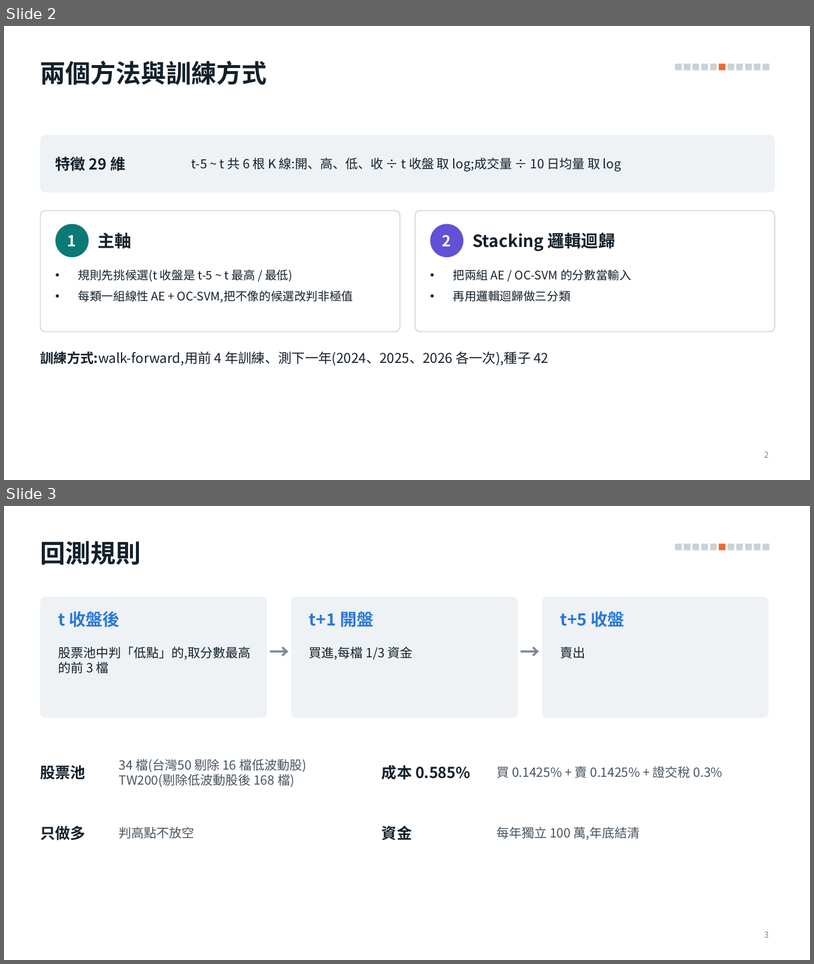
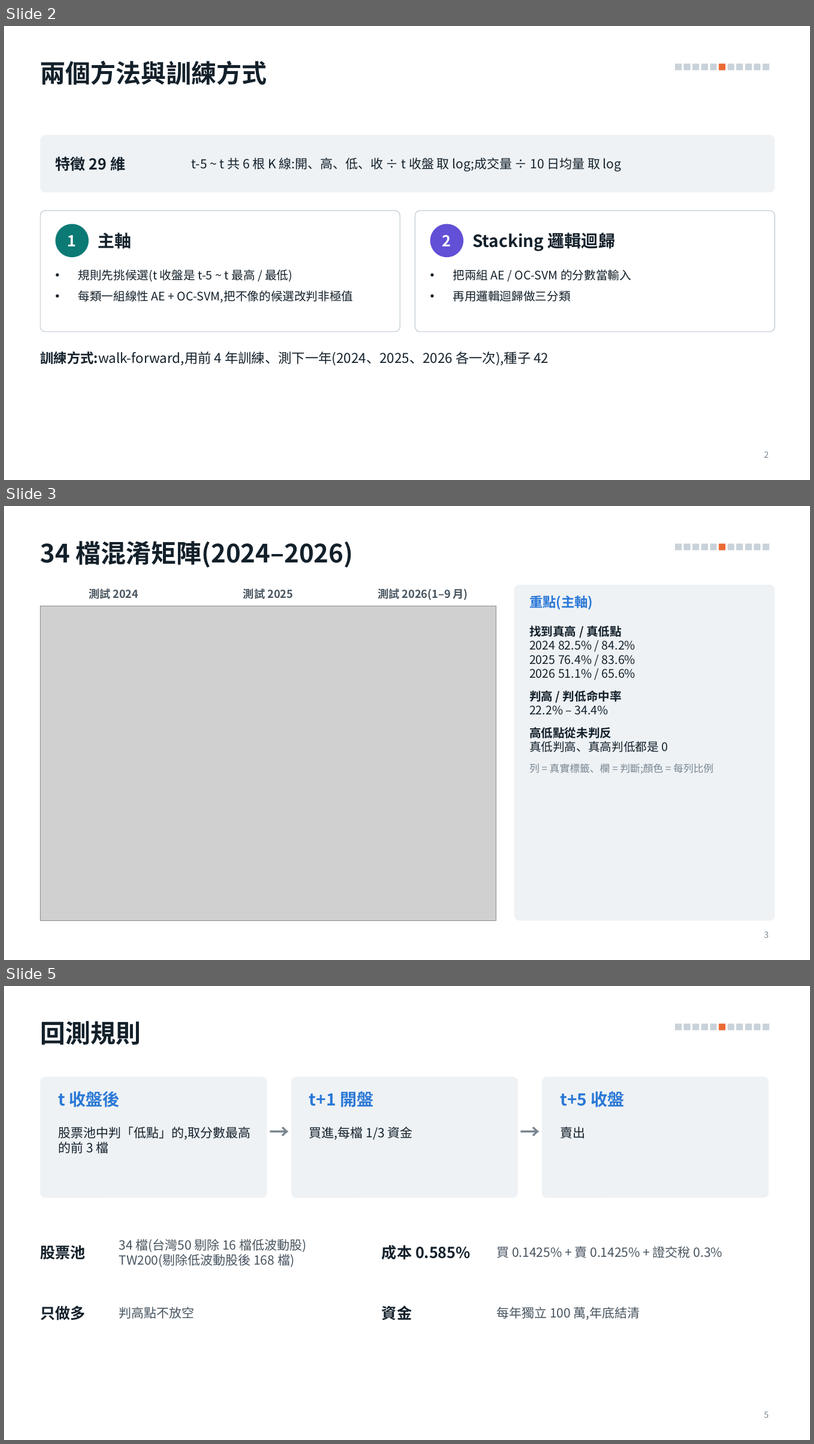
Before and after one commit to alextixu/fcukproject, a slide deck: method_kline_peak/report/kline_peak_report.pptx. Shown one above the other, each under a label of ours: slides 2 and 3 before the commit, slides 2, 3 and 5 after it; the slides between them are not shown. The pictures are 814x964 and 814x1444 pixels, drawn with LibreOffice and Linux fonts; fonts in the diff are those of the drawing; grey boxes stand for pictures. Boxes give left, top, right and bottom in pixels: in the first picture for what was removed or moved away, otherwise in the second. Text is boxed around its words. In the diff, an @@ line names an element or a change of style, - is before the commit and + after.

```diff
--- a/method_kline_peak/report/kline_peak_report.pptx
+++ b/method_kline_peak/report/kline_peak_report.pptx
@@ slide 3 added at [4, 506, 810, 960], background #FFFFFF; not listed: 11 template elements that a slide beside it also shows @@
@@ title added at [40, 541, 354, 568], 30 pt, text #13202A, bold @@
+34 檔混淆矩陣(2024–2026)
@@ text added at [89, 588, 138, 599], 13 pt, text #47545F, bold @@
+測試 2024
@@ text added at [243, 588, 293, 599], 13 pt, text #47545F, bold @@
+測試 2025
@@ text added at [378, 588, 468, 600], 13 pt, text #47545F, bold @@
+測試 2026(1–9 月)
@@ rounded rectangle added at [515, 585, 776, 921], fill #EEF2F5 @@
@@ text added at [530, 595, 593, 610], 16 pt, text #2A78D6, bold @@
+重點(主軸)
@@ picture added at [40, 606, 497, 921] @@
@@ text added at [530, 625, 714, 774], 14 pt, text #13202A @@
+找到真高 / 真低點
+2024 82.5% / 84.2%
+2025 76.4% / 83.6%
+2026 51.1% / 65.6%
+判高 / 判低命中率
+22.2% – 34.4%
+高低點從未判反
+真低判高、真高判低都是 0
+列 = 真實標籤、欄 = 判斷;顏色 = 每列比例
@@ page number added at [764, 931, 769, 937], 10 pt, text #7A8691 @@
+3
@@ what was slide 3 is now slide 5 @@
@@ page number at [764, 1411, 769, 1417]: text changed @@
-3
+5
```
Also in this commit, not shown: 1 slide changed, 1 other slide added, 7 other files.
